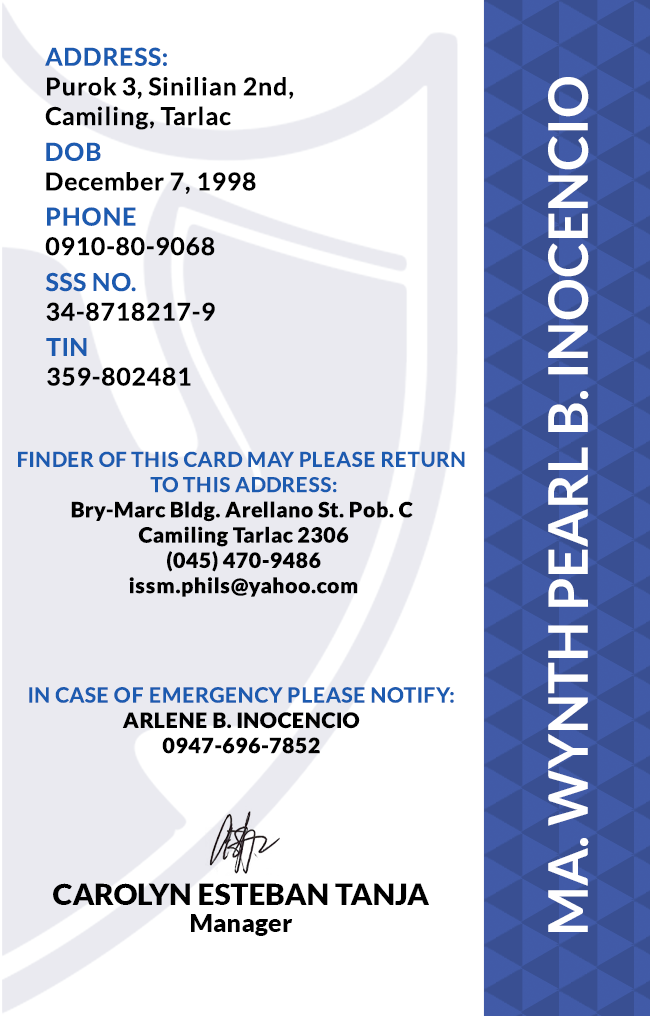
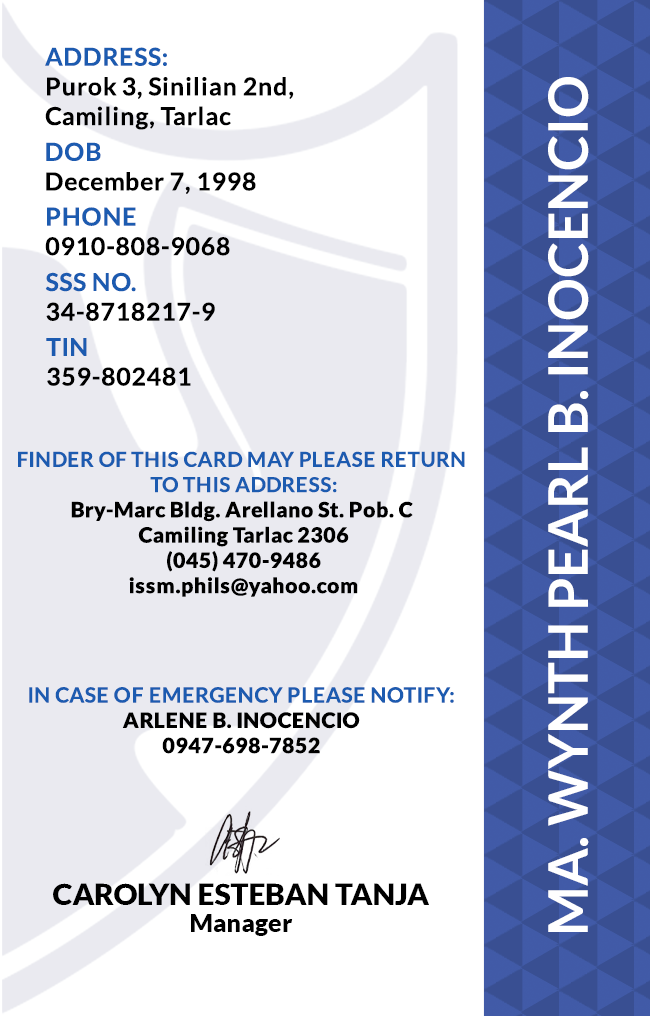
Layers edited between the first and the second 650x1016 image:
renamed "PHONE 0910-80-9068" to "PHONE 0910-808-9068", painted on it over [146, 237, 230, 256]
painted on "IN CASE OF EMERGENCY PLEASE NOTIFY: ARLENE B. INOCENCIO 0947-69" over [248, 737, 261, 754]
